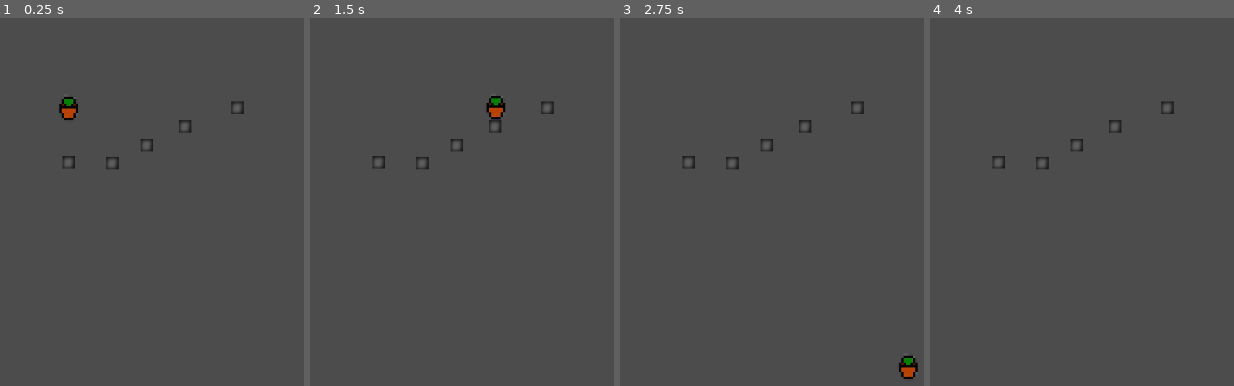
Above: before the commit, frames 1-4 (left to right).
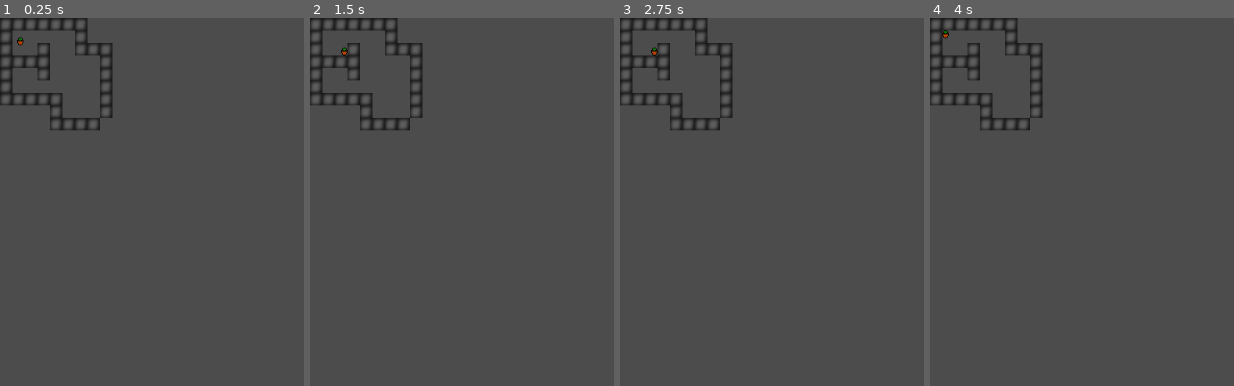
Above: after the commit, the same moments.

Repository: WKFO/Sinasi
Game: Godot game, scene res://Scenes/Walk.tscn
The game is run twice, just before and just after one commit, with the same random seed, the same clock (stepped at 60 frames per second) and the same inputs. Before the commit the project starts from res://Scenes/Platform.tscn.
Inputs:
- Up to frame 1 (0.25 s): no input
- Up to frame 2 (1.5 s): tap Enter (ui_accept) at 0.5, 0.77 s; hold Right (ui_right) 0.53-1.28 s; hold Down (ui_down) from 1.28 s (still down)
- Up to frame 3 (2.75 s): tap Enter (ui_accept) at 1.52 s; release Down (ui_down) at 2.03 s; hold Right (ui_right) from 2.03 s (still down)
- Up to frame 4 (4 s): release Right (ui_right) at 2.78 s; hold Up (ui_up) 2.78-3.53 s; tap Enter (ui_accept) at 3.02, 3.5, 3.77 s; hold Left (ui_left) from 3.53 s (still down)

The runs differ from the first frame. In frame 1, 2.6% of the frame differs, in the area x 0-81%, y 0-42%; in frame 2, 2.7%; in frame 3, 2.6%; in frame 4, 2.3%.

Commit message:
refactor: Use player object in scenes

Diff:
--- /dev/null
+++ b/Sinasi/Objects/Player.tscn
@@ -0,0 +1,17 @@
+[gd_scene load_steps=3 format=2]
+
+[ext_resource path="res://Assets/Textures/sinasi_icon_1.png" type="Texture" id=2]
+
+[sub_resource type="RectangleShape2D" id=1]
+extents = Vector2( 3.58801, 4.72211 )
+
+[node name="Sinasi" type="KinematicBody2D"]
+
+[node name="SpriteSinasi" type="Sprite" parent="."]
+position = Vector2( -0.0112114, -0.0476761 )
+texture = ExtResource( 2 )
+
+[node name="ColShapeSinasi" type="CollisionShape2D" parent="."]
+visible = false
+position = Vector2( -0.0112114, -0.0476761 )
+shape = SubResource( 1 )
--- a/Sinasi/Scenes/Platform.tscn
+++ b/Sinasi/Scenes/Platform.tscn
@@ -1,27 +1,14 @@
-[gd_scene load_steps=5 format=2]
+[gd_scene load_steps=4 format=2]
 
 [ext_resource path="res://Assets/Scripts/PlayerPlatform.gd" type="Script" id=1]
 [ext_resource path="res://Objects/Wall.tscn" type="PackedScene" id=2]
-[ext_resource path="res://Assets/Textures/sinasi_icon_1.png" type="Texture" id=3]
-
-[sub_resource type="RectangleShape2D" id=1]
-extents = Vector2( 13, 16 )
+[ext_resource path="res://Objects/Player.tscn" type="PackedScene" id=3]
 
 [node name="Node2D" type="Node2D"]
 
-[node name="KBodySinasi" type="KinematicBody2D" parent="."]
-position = Vector2( 88, 56 )
+[node name="Player" parent="." instance=ExtResource( 3 )]
+position = Vector2( 88.8878, 111.781 )
 script = ExtResource( 1 )
-__meta__ = {
-"_edit_group_": true
-}
-
-[node name="SpriteSinasi" type="Sprite" parent="KBodySinasi"]
-scale = Vector2( 3, 3 )
-texture = ExtResource( 3 )
-
-[node name="ColShapeSinasi" type="CollisionShape2D" parent="KBodySinasi"]
-shape = SubResource( 1 )
 
 [node name="Ground" type="Node" parent="."]
 
--- a/Sinasi/Scenes/Walk.tscn
+++ b/Sinasi/Scenes/Walk.tscn
@@ -1,24 +1,14 @@
-[gd_scene load_steps=5 format=2]
+[gd_scene load_steps=4 format=2]
 
-[ext_resource path="res://Assets/Textures/sinasi_icon_1.png" type="Texture" id=1]
+[ext_resource path="res://Objects/Player.tscn" type="PackedScene" id=1]
 [ext_resource path="res://Assets/Scripts/PlayerWalk.gd" type="Script" id=2]
 [ext_resource path="res://Objects/Wall.tscn" type="PackedScene" id=3]
 
-[sub_resource type="RectangleShape2D" id=1]
-extents = Vector2( 3.58801, 4.72211 )
-
 [node name="Node2D" type="Node2D"]
 
-[node name="KBodySinasi" type="KinematicBody2D" parent="."]
-position = Vector2( 25, 25 )
+[node name="Sinasi" parent="." instance=ExtResource( 1 )]
+position = Vector2( 25.5592, 30.4122 )
 script = ExtResource( 2 )
-
-[node name="SpriteSinasi" type="Sprite" parent="KBodySinasi"]
-texture = ExtResource( 1 )
-
-[node name="ColShapeSinasi" type="CollisionShape2D" parent="KBodySinasi"]
-visible = false
-shape = SubResource( 1 )
 
 [node name="Walls" type="Node" parent="."]
 
--- a/Sinasi/project.godot
+++ b/Sinasi/project.godot
@@ -16,7 +16,7 @@
 [application]
 
 config/name="sinasi"
-run/main_scene="res://Scenes/Platform.tscn"
+run/main_scene="res://Scenes/Walk.tscn"
 run/disable_stdout=true
 boot_splash/fullsize=false
 
